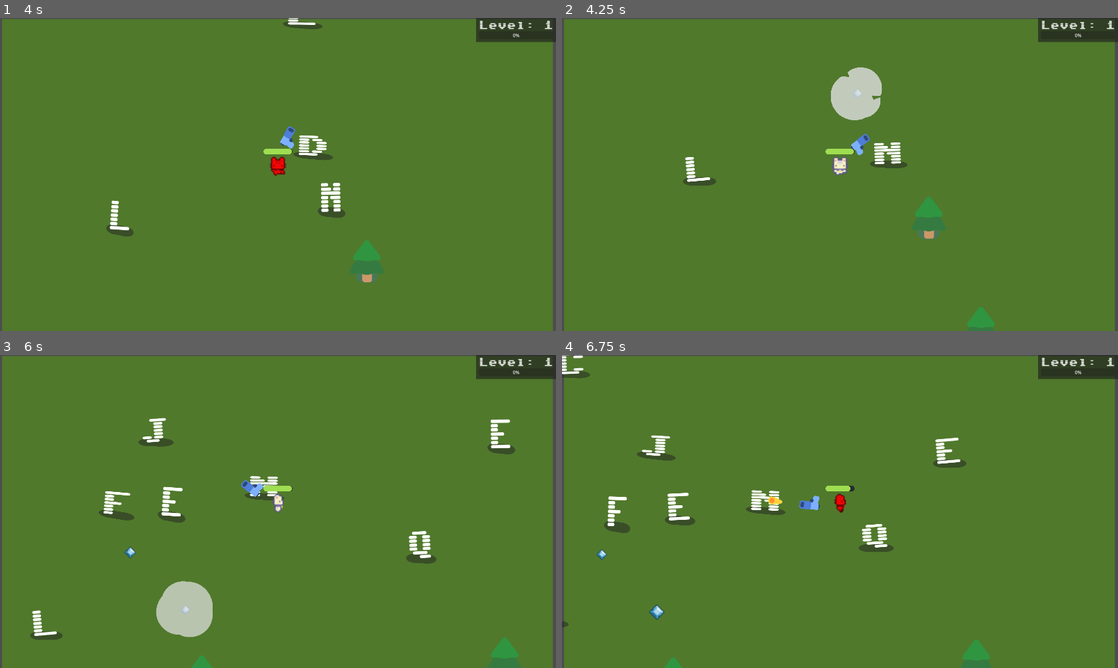
Above: before the commit, frames 1-4 (two rows, left to right).
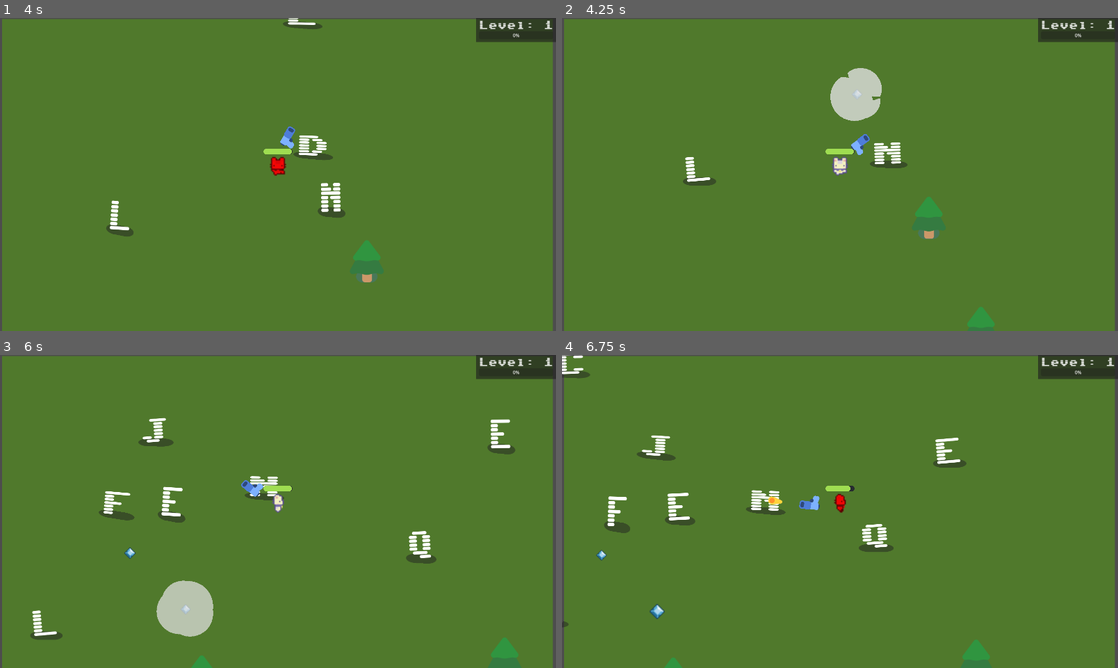
Above: after the commit, the same moments.

Repository: cu-jonas/cozy_cook
Game: Godot game, scene res://main.tscn
Two runs of this game, one before a commit and one after it. Both use one fixed random seed, a clock stepped at 60 frames per second and the inputs below.
Inputs:
- Up to frame 1 (4 s): tap Enter at 0.5 s; hold W (move_up) 0.53-2.03 s; hold A (move_left) 2.03-3.53 s; hold S (move_down) from 3.53 s (still down)
- Up to frame 2 (4.25 s): keep holding S (move_down)
- Up to frame 3 (6 s): release S (move_down) at 4.28 s; hold D (move_right) 4.28-5.03 s; hold W (move_up) 5.03-5.78 s; hold D (move_right) from 5.78 s (still down)
- Up to frame 4 (6.75 s): keep holding D (move_right)

Frame 1 is identical in both runs. In frame 2, less than 0.1% of the frame differs, in the area x 48-58%, y 15-33%; in frame 3, 0.1%, in the area x 22-39%, y 61-91%; in frame 4, less than 0.1%.

Commit message:
fixed error when modifying the scene tree during physics process

Diff:
--- a/characters/mob/mob.gd
+++ b/characters/mob/mob.gd
@@ -20,14 +20,23 @@
 	AudioManager.play_sfx("EnemyHit", 0, true)
 
 	if health == 0:
-		queue_free()
-		const SMOKE_SCENE = preload("res://smoke_explosion/smoke_explosion.tscn")
-		var smoke = SMOKE_SCENE.instantiate()
-		get_parent().add_child(smoke)
-		smoke.global_position = global_position
-		AudioManager.play_sfx("EnemyDie", 0, true)
+		call_deferred("_die")
 
-		const XP_CRYSTAL = preload("res://pickups/xp_pickup.tscn")
-		var xp = XP_CRYSTAL.instantiate()
-		get_parent().add_child(xp)
-		xp.global_position = global_position
+func _die():
+	_spawn_crystal()
+	_spawn_smoke()
+	AudioManager.play_sfx("EnemyDie", 0, true)
+	queue_free()
+
+
+func _spawn_smoke():
+	const SMOKE_SCENE = preload("res://smoke_explosion/smoke_explosion.tscn")
+	var smoke = SMOKE_SCENE.instantiate()
+	get_parent().add_child(smoke)
+	smoke.global_position = global_position
+
+func _spawn_crystal():
+	const XP_CRYSTAL = preload("res://pickups/xp_pickup.tscn")
+	var xp = XP_CRYSTAL.instantiate()
+	get_parent().add_child(xp)
+	xp.global_position = global_position
--- a/project.godot
+++ b/project.godot
@@ -101,6 +101,12 @@
 
 enabled=PackedStringArray("res://addons/colorpicker_presets/plugin.cfg")
 
+[file_customization]
+
+folder_colors={
+"res://builds/": "red"
+}
+
 [input]
 
 move_left={
